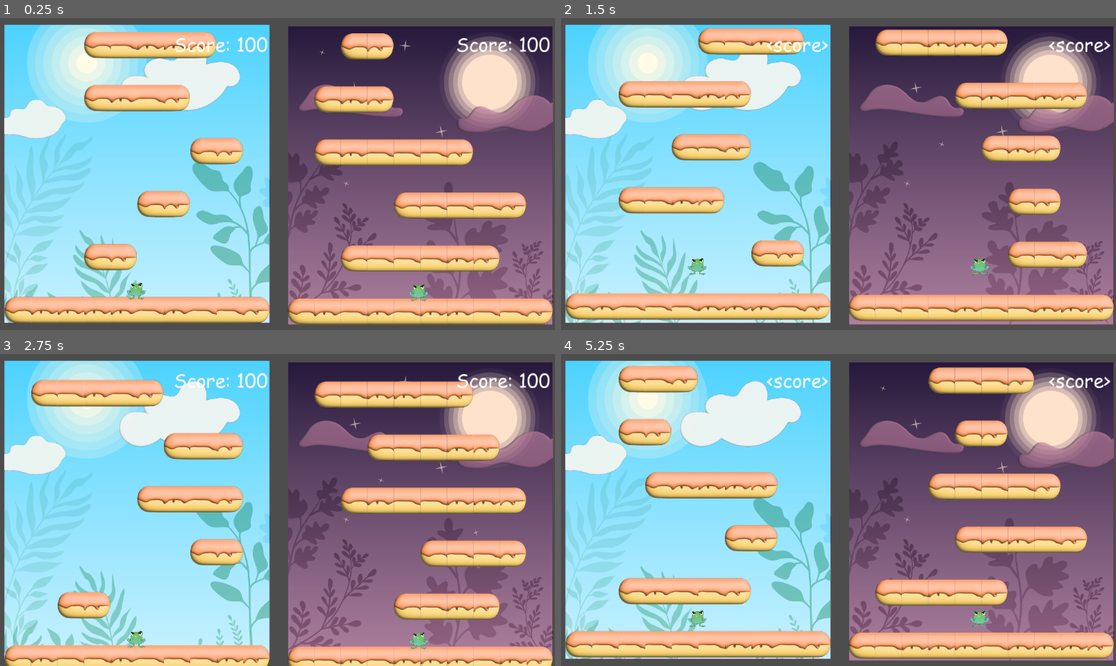
Above: before the commit, frames 1-4 (two rows, left to right).
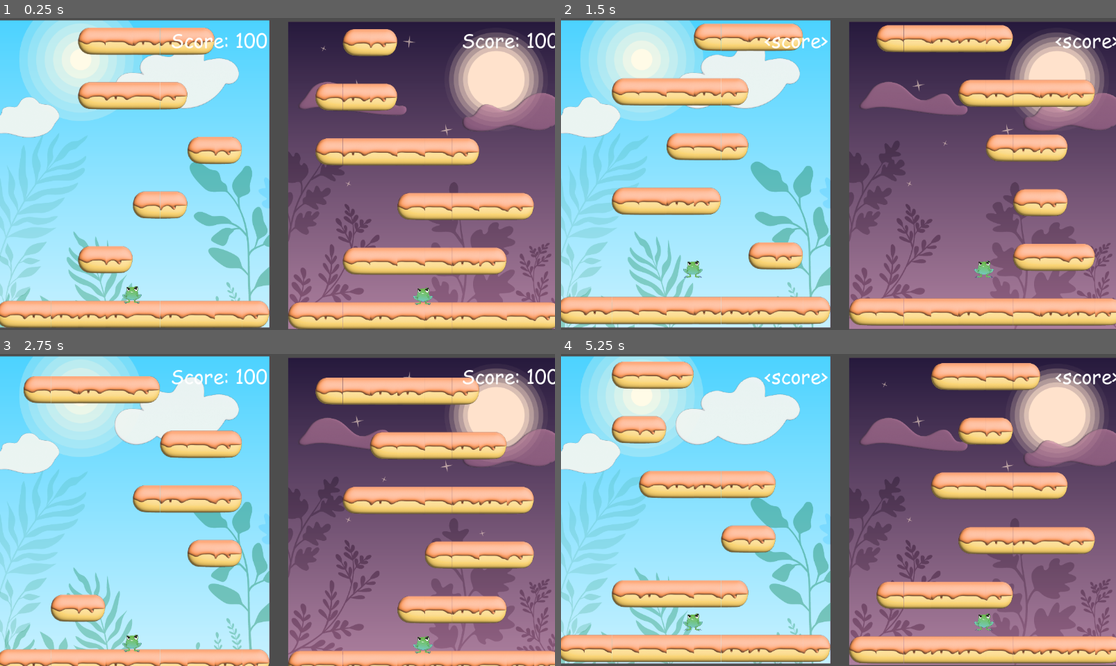
Above: after the commit, the same moments.

Repository: LegacyMD/xd_tower
Game: Godot game, scene res://scenes/root_scene.tscn
Two runs of this game, one before a commit and one after it. Both use one fixed random seed, a clock stepped at 60 frames per second and the inputs below.
Inputs:
- Up to frame 1 (0.25 s): no input
- Up to frame 2 (1.5 s): hold R 0.53-1.28 s; tap R at 1.35 s
- Up to frame 3 (2.75 s): hold R from 2.03 s (still down)
- Up to frame 4 (5.25 s): release R at 2.78 s; tap R at 2.85, 4.35 s; hold R 3.53-4.28 s; hold R from 5.03 s (still down)

The runs differ from the first frame. In frame 1, 28% of the frame differs, in the area x 0-100%, y 0-100%; in frame 2, 29%; in frame 3, 27%; in frame 4, 29%.

Commit message:
Resize camera

Diff:
--- a/scenes/root_scene.gd
+++ b/scenes/root_scene.gd
@@ -4,5 +4,14 @@
     $PlayerView.the_other_view = $PlayerView2
     $PlayerView2.the_other_view = $PlayerView
 
-func _process(delta):
-    pass
+    get_tree().get_root().size_changed.connect(resize)
+    resize()
+
+func resize():
+    var screen_size = get_viewport().get_visible_rect().size
+    var zoom_x = screen_size.x / 1152 # lol
+    var zoom_y = screen_size.y / 648 # kek
+    var zoom = min(zoom_x, zoom_y)
+    $Camera2D.zoom.x = zoom
+    $Camera2D.zoom.y = zoom
+    print("RESIZE %s, %s" % [screen_size.x, screen_size.y])
